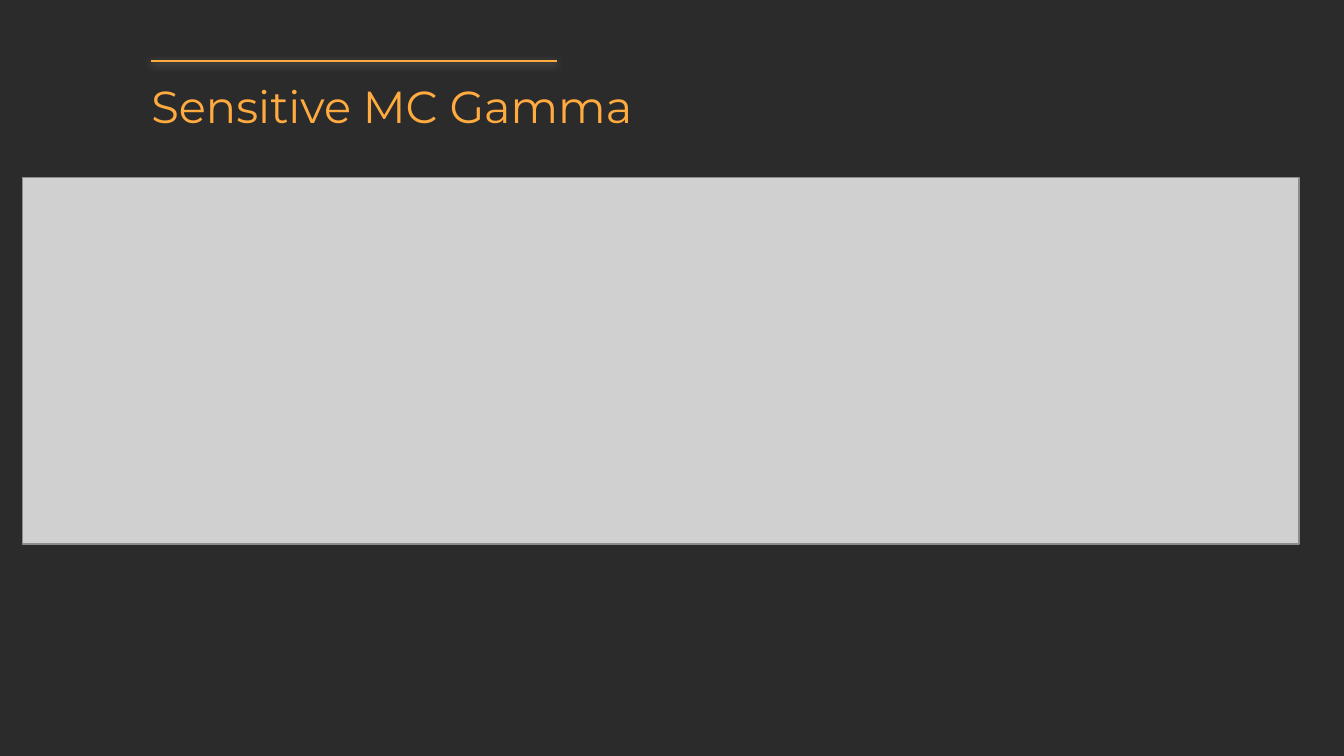
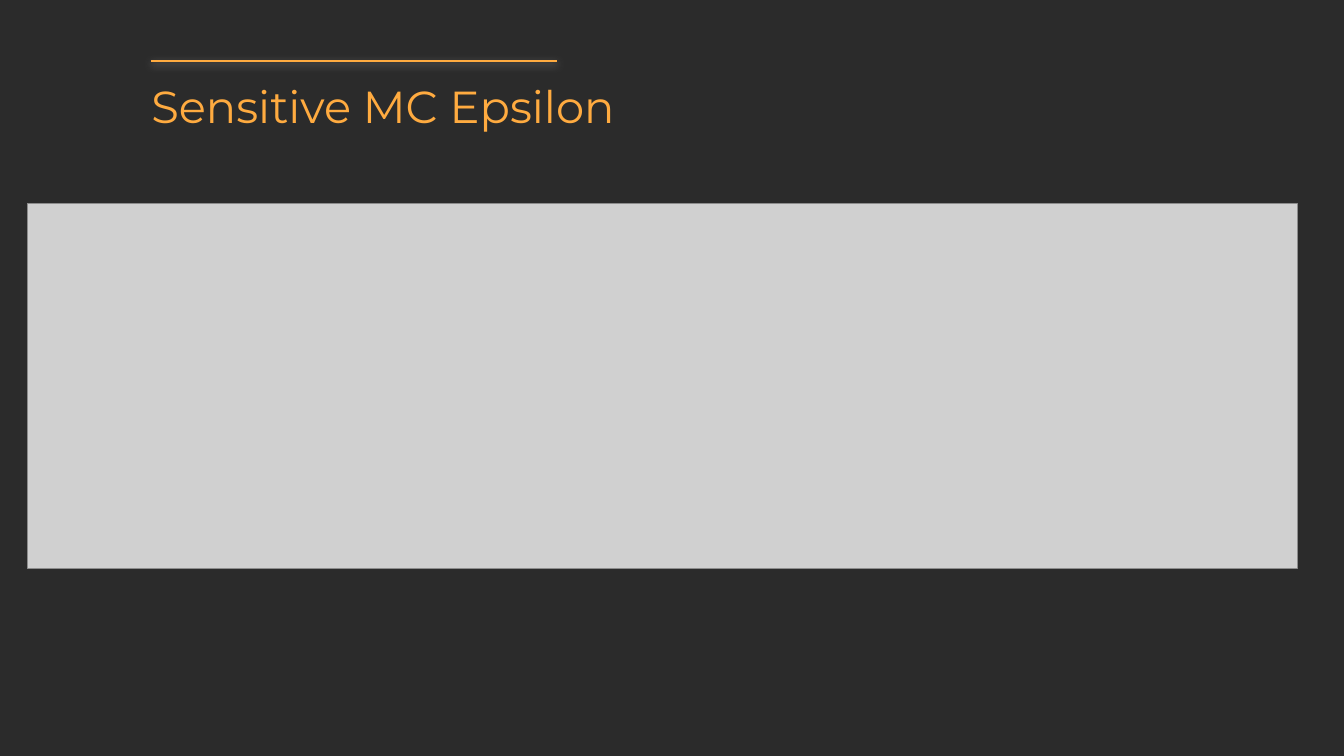
Before and after one commit to DanielChernov99/RL-FrozenLake, a slide deck: slide 19 of RL Final presentation.pptx. Drawn at 1344x756 pixels with LibreOffice and Linux fonts; fonts in the diff are those of the drawing; grey boxes stand for pictures; background and template pictures are left out; a plain dark background stands for a picture behind light text. Boxes give left, top, right and bottom in pixels: in the first picture for what was removed or moved away, otherwise in the second. Text is boxed around its words. In the diff, an @@ line names an element or a change of style, - is before the commit and + after.

```diff
--- a/RL Final presentation.pptx
+++ b/RL Final presentation.pptx
@@ title at [151, 89, 615, 132]: text changed @@
-Sensitive MC Gamma
+Sensitive MC Epsilon
@@ picture: place and size @@
-picture at [23, 177, 1300, 544]
+picture at [27, 204, 1297, 569]
```
Also in this commit, not shown: 8 other slides changed.
